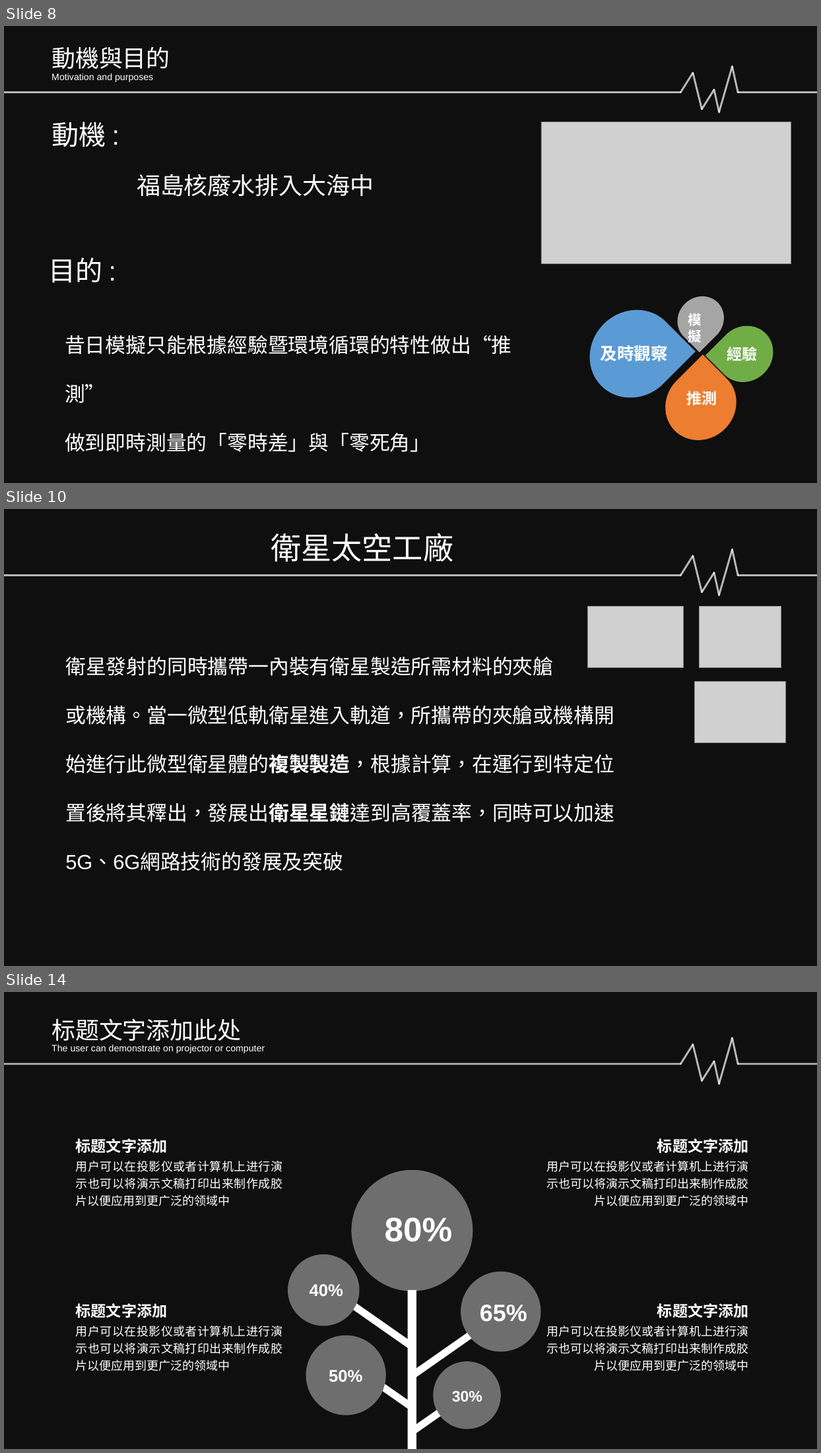
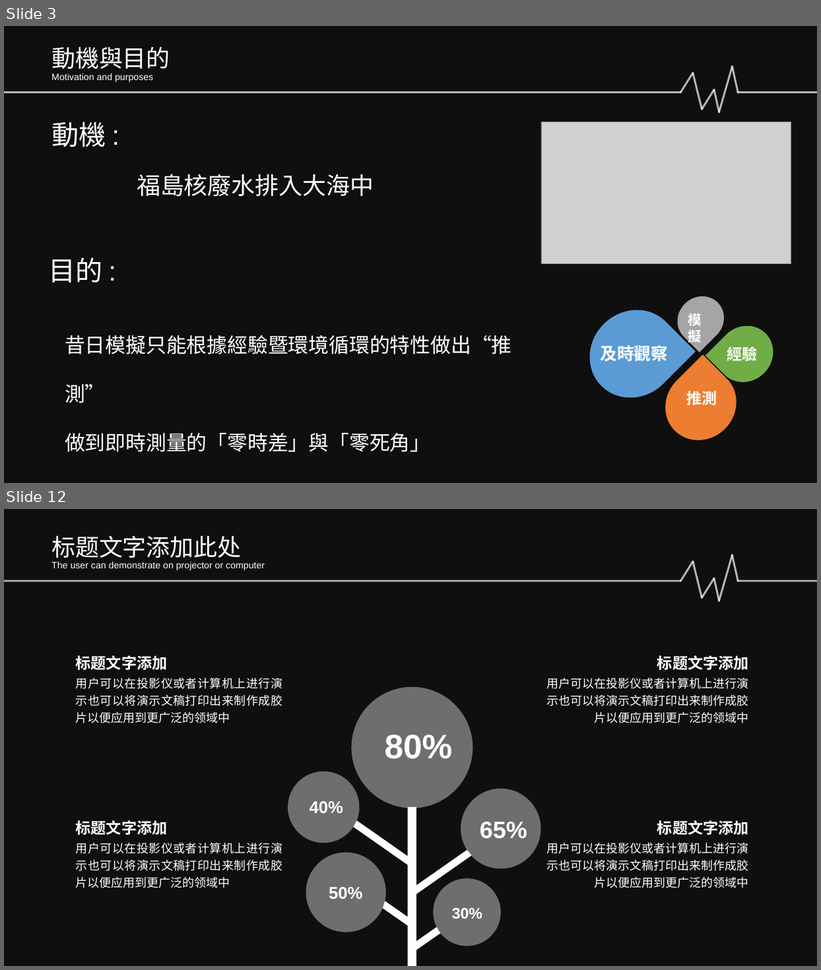
Before and after one commit to Sikako/hackthon, a slide deck: bigdata.pptx. Shown one above the other, each under a label of ours: slides 8, 10 and 14 before the commit, slides 3 and 12 after it; the slides between them are not shown. The pictures are 821x1453 and 821x970 pixels, drawn with LibreOffice and Linux fonts; fonts in the diff are those of the drawing; grey boxes stand for pictures; background and template pictures are left out; a plain dark background stands for a picture behind light text. Boxes give left, top, right and bottom in pixels: in the first picture for what was removed or moved away, otherwise in the second. Text is boxed around its words. In the diff, an @@ line names an element or a change of style, - is before the commit and + after.

```diff
--- a/bigdata.pptx
+++ b/bigdata.pptx
@@ slide 10 removed at (4,509,817,966), background picture (left out); not listed: 1 template element that a slide beside it also shows @@
@@ text removed at (271,533,453,562) @@
-衛星太空工廠
@@ group removed at (4,549,817,595): 8 lines @@
@@ picture removed at (588,607,684,667) @@
@@ picture removed at (700,607,781,667) @@
@@ text removed at (65,657,614,871) @@
-衛星發射的同時攜帶一內裝有衛星製造所需材料的夾艙
-或機構。當一微型低軌衛星進入軌道，所攜帶的夾艙或機構開始進行此微型衛星體的複製製造，根據計算，在運行到特定位置後將其釋出，發展出衛星星鏈達到高覆蓋率，同時可以加速5G、6G網路技術的發展及突破
@@ picture removed at (694,682,786,743) @@
@@ what was slide 8 is now slide 3 @@
@@ what was slide 14 is now slide 12 @@
```
Also in this commit, not shown: 3 slides changed, 5 slides added, 2 other slides removed.
